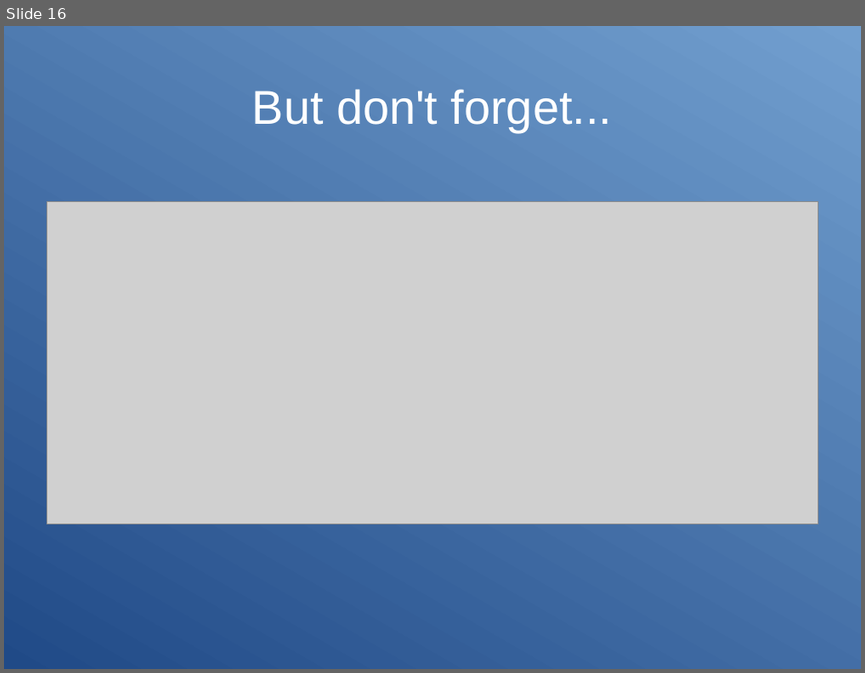
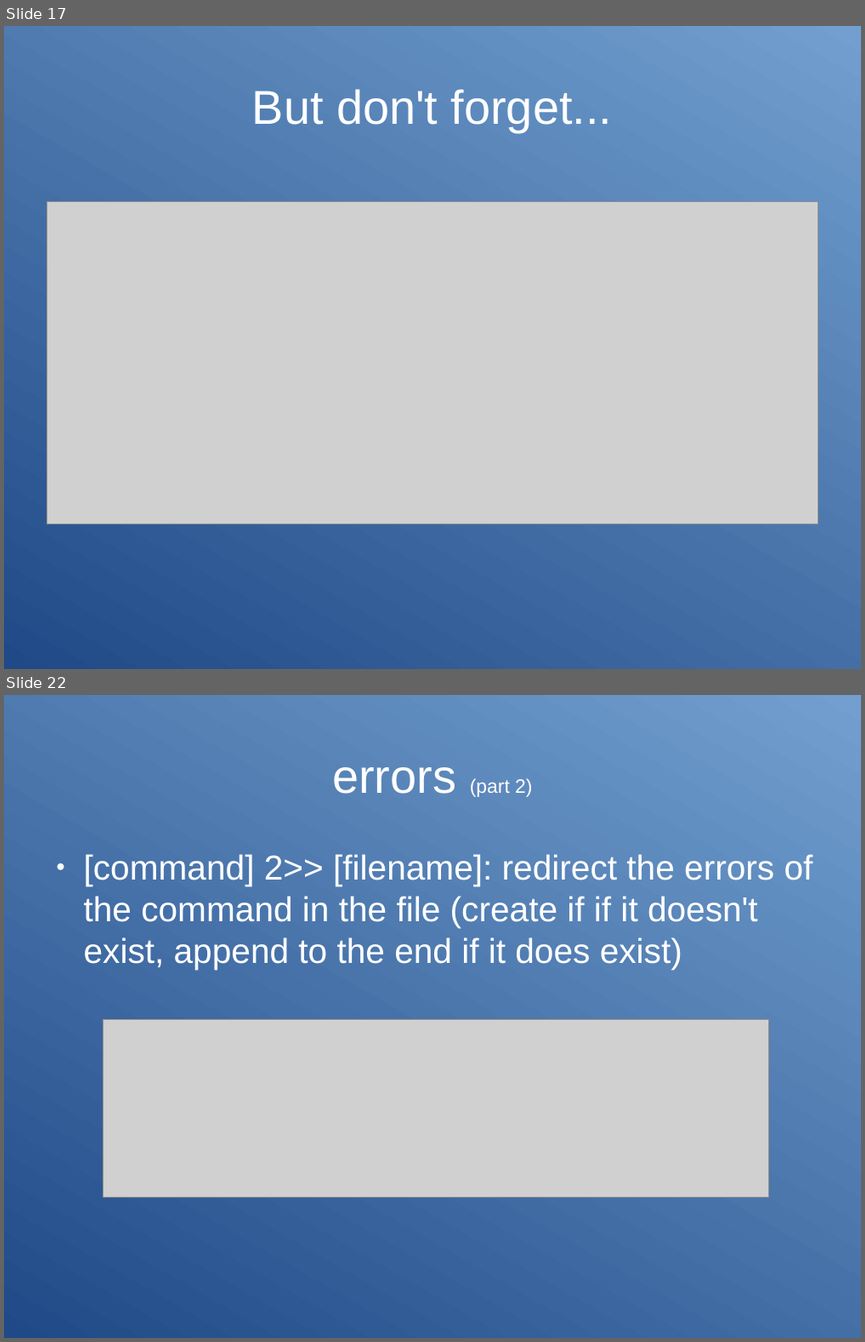
Before and after one commit to Clibre/An-introduction-to-bash, a slide deck: presentation.odp. Shown one above the other, each under a label of ours: slide 16 before the commit, slides 17 and 22 after it; the slides between them are not shown. The pictures are 865x673 and 865x1342 pixels, drawn with LibreOffice and Linux fonts; fonts in the diff are those of the drawing; grey boxes stand for pictures. Boxes give left, top, right and bottom in pixels: in the first picture for what was removed or moved away, otherwise in the second. Text is boxed around its words. In the diff, an @@ line names an element or a change of style, - is before the commit and + after.

Commit message:
ajout de la partie sur les redirections

```diff
--- a/presentation.odp
+++ b/presentation.odp
@@ slide 22 added at [4, 695, 861, 1338], background gradient #204A87 to #729FCF @@
@@ title added at [332, 767, 532, 797], 18 pt, text #FFFFFF @@
+errors (part 2)
@@ text added at [84, 854, 813, 969], 32 pt, text #FFFFFF @@
+● [command] 2>> [filename]: redirect the errors of the command in the file (create if if it doesn't exist, append to the end if it does exist)
@@ picture added at [103, 1019, 770, 1197] @@
@@ what was slide 16 is now slide 17 @@
```
Also in this commit, not shown: 2 slides changed, 8 other slides added, 8 other files.
